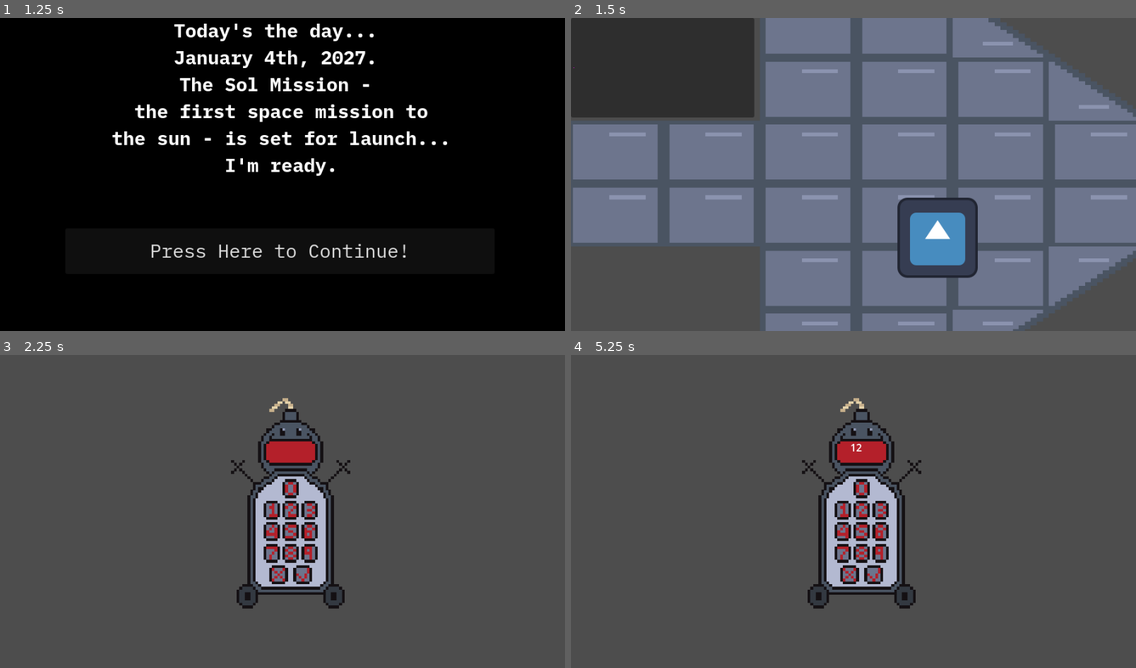
Above: before the commit, frames 1-4 (two rows, left to right).
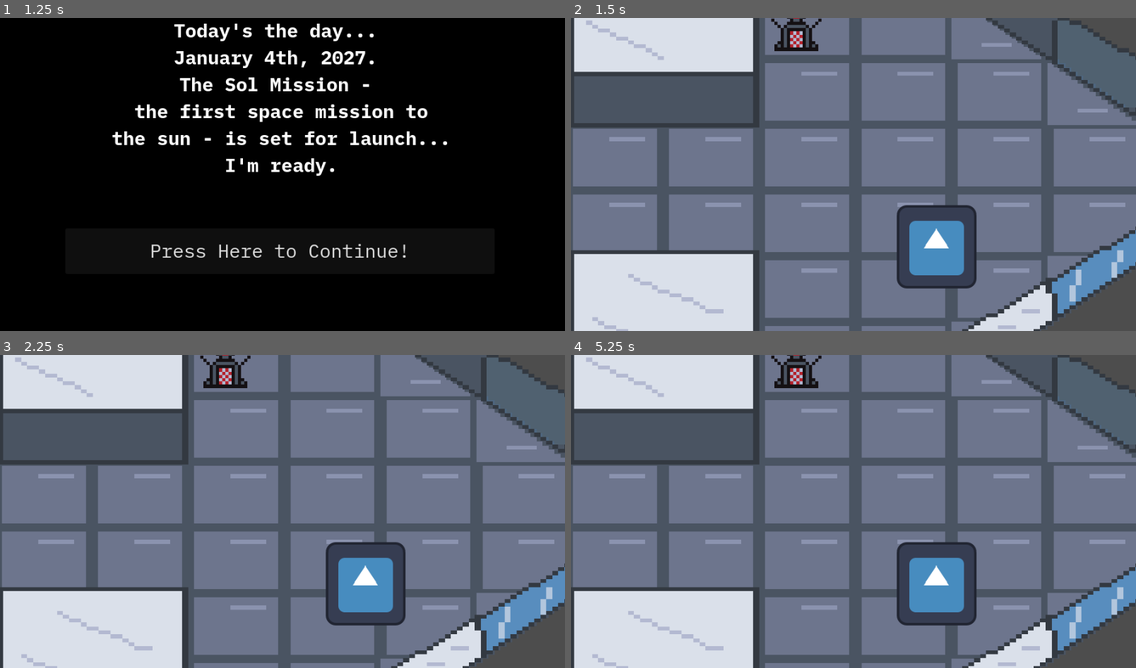
Above: after the commit, the same moments.

Repository: TheMillsheistyoftheEast/T-Minus
Game: Godot game, scene res://scenes/menu.tscn
Two runs of this game, one before a commit and one after it. Both use one fixed random seed, a clock stepped at 60 frames per second and the inputs below. The engine's default icon, where the game draws it, is replaced by a stand-in: a white triangle on a blue panel in a dark square.
Inputs (mouse positions are in pixels of both pictures, inside the frame that each line leads up to):
- Up to frame 1 (1.25 s): click "start" at 0.5 s
- Up to frame 2 (1.5 s): click "Press Here to Continue!" at 1.25 s
- Up to frame 3 (2.25 s): click (90, 405) at 2.02 s
- Up to frame 4 (5.25 s): click (876, 574) at 2.77 s; click (876, 574) at 3.52 s; click (842, 511) at 4.27 s; click (859, 511) at 5.02 s

Frame 1 is identical in both runs. In frame 2, 41% of the frame differs, in the area x 0-100%, y 0-100%; in frame 3, 78%; in frame 4, 78%.

Commit message:
created walls

Diff:
--- a/scenes/character.tscn
+++ b/scenes/character.tscn
@@ -3,8 +3,8 @@
 [ext_resource type="Texture2D" uid="uid://b2wtwt7yw1mbb" path="res://icon.svg" id="1_agfs1"]
 [ext_resource type="Script" uid="uid://bktw3vv80d8ac" path="res://scripts/character.gd" id="1_rkhd4"]
 
-[sub_resource type="CircleShape2D" id="CircleShape2D_rkhd4"]
-radius = 63.0317
+[sub_resource type="RectangleShape2D" id="RectangleShape2D_rkhd4"]
+size = Vector2(129, 128)
 
 [node name="character" type="CharacterBody2D"]
 script = ExtResource("1_rkhd4")
@@ -14,5 +14,5 @@
 texture = ExtResource("1_agfs1")
 
 [node name="CollisionShape2D" type="CollisionShape2D" parent="."]
-position = Vector2(0, -65)
-shape = SubResource("CircleShape2D_rkhd4")
+position = Vector2(-1.5, -66)
+shape = SubResource("RectangleShape2D_rkhd4")
--- a/scenes/find_bomb_game.tscn
+++ b/scenes/find_bomb_game.tscn
@@ -1,7 +1,12 @@
-[gd_scene load_steps=12 format=3 uid="uid://cm4j538svw1ii"]
+[gd_scene load_steps=15 format=3 uid="uid://cm4j538svw1ii"]
 
 [ext_resource type="PackedScene" uid="uid://b64qwuek2uxlt" path="res://scenes/character.tscn" id="1_gwuab"]
 [ext_resource type="Texture2D" uid="uid://7yr4jq2sns1f" path="res://Assets/CockpitFloor.png" id="2_ijl5l"]
+[ext_resource type="Texture2D" uid="uid://b772mhiq1j3bn" path="res://Assets/Bomb_Overworld.png" id="2_vu7lq"]
+[ext_resource type="Texture2D" uid="uid://b0fm8g4klhhbm" path="res://Assets/CockpitWall.png" id="3_8maam"]
+
+[sub_resource type="CircleShape2D" id="CircleShape2D_vu7lq"]
+radius = 7.63047
 
 [sub_resource type="PlaceholderTexture2D" id="PlaceholderTexture2D_gwuab"]
 
@@ -19,33 +24,49 @@
 size = Vector2(158, 669)
 
 [sub_resource type="SegmentShape2D" id="SegmentShape2D_ijl5l"]
-a = Vector2(590, -45)
-b = Vector2(918, 160)
+a = Vector2(582, -51)
+b = Vector2(935, 166)
 
 [sub_resource type="SegmentShape2D" id="SegmentShape2D_8maam"]
 a = Vector2(585, 582)
-b = Vector2(926, 352)
+b = Vector2(944, 353)
 
 [sub_resource type="RectangleShape2D" id="RectangleShape2D_8maam"]
 size = Vector2(414.75, 251)
 
 [sub_resource type="RectangleShape2D" id="RectangleShape2D_vu7lq"]
-size = Vector2(327.75, 249)
+size = Vector2(327.75, 194.5)
 
 [sub_resource type="RectangleShape2D" id="RectangleShape2D_2ukhv"]
 size = Vector2(813, 185)
 
 [node name="Find Bomb Game" type="Node2D"]
+scale = Vector2(0.99727, 1.04162)
 
 [node name="CockpitFloor" type="Sprite2D" parent="."]
 position = Vector2(459, 230)
 scale = Vector2(9.59149, 6.29243)
 texture = ExtResource("2_ijl5l")
 
+[node name="BombOverworld" type="Sprite2D" parent="."]
+position = Vector2(359.983, 10.5605)
+scale = Vector2(5, 5)
+texture = ExtResource("2_vu7lq")
+
+[node name="CollisionShape2D" type="CollisionShape2D" parent="BombOverworld"]
+position = Vector2(0.200546, 0)
+shape = SubResource("CircleShape2D_vu7lq")
+
 [node name="character" parent="." instance=ExtResource("1_gwuab")]
 position = Vector2(586, 417)
 
+[node name="CockpitWall" type="Sprite2D" parent="."]
+position = Vector2(458, 231.5)
+scale = Vector2(9.53608, 6.06422)
+texture = ExtResource("3_8maam")
+
 [node name="Button" type="Button" parent="."]
+visible = false
 offset_right = 292.0
 offset_bottom = 159.0
 icon = SubResource("PlaceholderTexture2D_gwuab")
@@ -58,7 +79,7 @@
 shape = SubResource("RectangleShape2D_gwuab")
 
 [node name="CollisionShape2D2" type="CollisionShape2D" parent="Walls"]
-position = Vector2(982, 337.5)
+position = Vector2(996, 350)
 shape = SubResource("RectangleShape2D_ijl5l")
 
 [node name="CollisionShape2D3" type="CollisionShape2D" parent="Walls"]
@@ -78,7 +99,7 @@
 shape = SubResource("RectangleShape2D_8maam")
 
 [node name="CollisionShape2D2" type="CollisionShape2D" parent="Up and Down"]
-position = Vector2(144.125, 489.5)
+position = Vector2(134, 515.25)
 shape = SubResource("RectangleShape2D_vu7lq")
 
 [node name="CollisionShape2D3" type="CollisionShape2D" parent="Up and Down"]
